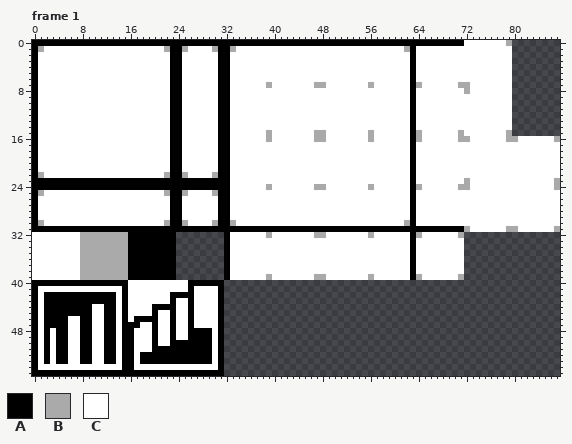
One commit to this pixel-art file: textures/wip_tiles.aseprite. The first picture shows the starting point.
88x56 pixels, 2 frames. Shown: frame 1.
Palette (. is transparent): A #000000  B #aaaaaa  C #ffffff
Pixels before, frame 1 (only the part around the change), first column x 0:
 0 AAAAAAAAAAAAAAAAAAAAAAAAAAAAAAAAAAAAAAAAAAAAAAAAAAAAAAAAAAAAAAAAAAAAAAAACCCCCCCB........
 1 ABCCCCCCCCCCCCCCCCCCCCBAABCCCCBAABCCCCCCCCCCCCCCCCCCCCCCCCCCCCBACCCCCCCCCCCCCCCC........
 2 ACCCCCCCCCCCCCCCCCCCCCCAACCCCCCAACCCCCCCCCCCCCCCCCCCCCCCCCCCCCCACCCCCCCCCCCCCCCC........
 3 ACCCCCCCCCCCCCCCCCCCCCCAACCCCCCAACCCCCCCCCCCCCCCCCCCCCCCCCCCCCCACCCCCCCCCCCCCCCC........
 4 ACCCCCCCCCCCCCCCCCCCCCCAACCCCCCAACCCCCCCCCCCCCCCCCCCCCCCCCCCCCCACCCCCCCCCCCCCCCC........
 5 ACCCCCCCCCCCCCCCCCCCCCCAACCCCCCAACCCCCCCCCCCCCCCCCCCCCCCCCCCCCCACCCCCCCCCCCCCCCC........
 6 ACCCCCCCCCCCCCCCCCCCCCCAACCCCCCAACCCCCCCCCCCCCCCCCCCCCCCCCCCCCCACCCCCCCCCCCCCCCC........
 7 ACCCCCCCCCCCCCCCCCCCCCCAACCCCCCAACCCCCCBCCCCCCCBBCCCCCCCBCCCCCCABCCCCCCBBCCCCCCC........
 8 ACCCCCCCCCCCCCCCCCCCCCCAACCCCCCAACCCCCCCCCCCCCCCCCCCCCCCCCCCCCCACCCCCCCCBCCCCCCC........
 9 ACCCCCCCCCCCCCCCCCCCCCCAACCCCCCAACCCCCCCCCCCCCCCCCCCCCCCCCCCCCCACCCCCCCCCCCCCCCC........
10 ACCCCCCCCCCCCCCCCCCCCCCAACCCCCCAACCCCCCCCCCCCCCCCCCCCCCCCCCCCCCACCCCCCCCCCCCCCCC........
11 ACCCCCCCCCCCCCCCCCCCCCCAACCCCCCAACCCCCCCCCCCCCCCCCCCCCCCCCCCCCCACCCCCCCCCCCCCCCC........
12 ACCCCCCCCCCCCCCCCCCCCCCAACCCCCCAACCCCCCCCCCCCCCCCCCCCCCCCCCCCCCACCCCCCCCCCCCCCCC........
13 ACCCCCCCCCCCCCCCCCCCCCCAACCCCCCAACCCCCCCCCCCCCCCCCCCCCCCCCCCCCCACCCCCCCCCCCCCCCC........
14 ACCCCCCCCCCCCCCCCCCCCCCAACCCCCCAACCCCCCCCCCCCCCCCCCCCCCCCCCCCCCACCCCCCCCCCCCCCCC........
15 ACCCCCCCCCCCCCCCCCCCCCCAACCCCCCAACCCCCCBCCCCCCCBBCCCCCCCBCCCCCCABCCCCCCBCCCCCCCB........
16 ACCCCCCCCCCCCCCCCCCCCCCAACCCCCCAACCCCCCBCCCCCCCBBCCCCCCCBCCCCCCABCCCCCCBBCCCCCCBBCCCCCCB
17 ACCCCCCCCCCCCCCCCCCCCCCAACCCCCCAACCCCCCCCCCCCCCCCCCCCCCCCCCCCCCACCCCCCCCCCCCCCCCCCCCCCCC
18 ACCCCCCCCCCCCCCCCCCCCCCAACCCCCCAACCCCCCCCCCCCCCCCCCCCCCCCCCCCCCACCCCCCCCCCCCCCCCCCCCCCCC
19 ACCCCCCCCCCCCCCCCCCCCCCAACCCCCCAACCCCCCCCCCCCCCCCCCCCCCCCCCCCCCACCCCCCCCCCCCCCCCCCCCCCCC
20 ACCCCCCCCCCCCCCCCCCCCCCAACCCCCCAACCCCCCCCCCCCCCCCCCCCCCCCCCCCCCACCCCCCCCCCCCCCCCCCCCCCCC
21 ACCCCCCCCCCCCCCCCCCCCCCAACCCCCCAACCCCCCCCCCCCCCCCCCCCCCCCCCCCCCACCCCCCCCCCCCCCCCCCCCCCCC
22 ABCCCCCCCCCCCCCCCCCCCCBAABCCCCBAACCCCCCCCCCCCCCCCCCCCCCCCCCCCCCACCCCCCCCCCCCCCCCCCCCCCCC
23 AAAAAAAAAAAAAAAAAAAAAAAAAAAAAAAAACCCCCCCCCCCCCCCCCCCCCCCCCCCCCCACCCCCCCCBCCCCCCCCCCCCCCB
24 AAAAAAAAAAAAAAAAAAAAAAAAAAAAAAAAACCCCCCBCCCCCCCBBCCCCCCCBCCCCCCABCCCCCCBBCCCCCCCCCCCCCCB
25 ABCCCCCCCCCCCCCCCCCCCCBAABCCCCBAACCCCCCCCCCCCCCCCCCCCCCCCCCCCCCACCCCCCCCCCCCCCCCCCCCCCCC
26 ACCCCCCCCCCCCCCCCCCCCCCAACCCCCCAACCCCCCCCCCCCCCCCCCCCCCCCCCCCCCACCCCCCCCCCCCCCCCCCCCCCCC
27 ACCCCCCCCCCCCCCCCCCCCCCAACCCCCCAACCCCCCCCCCCCCCCCCCCCCCCCCCCCCCACCCCCCCCCCCCCCCCCCCCCCCC
28 ACCCCCCCCCCCCCCCCCCCCCCAACCCCCCAACCCCCCCCCCCCCCCCCCCCCCCCCCCCCCACCCCCCCCCCCCCCCCCCCCCCCC
29 ACCCCCCCCCCCCCCCCCCCCCCAACCCCCCAACCCCCCCCCCCCCCCCCCCCCCCCCCCCCCACCCCCCCCCCCCCCCCCCCCCCCC
30 ABCCCCCCCCCCCCCCCCCCCCBAABCCCCBAABCCCCCCCCCCCCCCCCCCCCCCCCCCCCBACCCCCCCCCCCCCCCCCCCCCCCC
31 AAAAAAAAAAAAAAAAAAAAAAAAAAAAAAAAAAAAAAAAAAAAAAAAAAAAAAAAAAAAAAAAAAAAAAAABCCCCCCBBCCCCCCB
32 CCCCCCCCBBBBBBBBAAAAAAAA........ACCCCCCBCCCCCCCBBCCCCCCCBCCCCCCABCCCCCCB................
33 CCCCCCCCBBBBBBBBAAAAAAAA........ACCCCCCCCCCCCCCCCCCCCCCCCCCCCCCACCCCCCCC................
34 CCCCCCCCBBBBBBBBAAAAAAAA........ACCCCCCCCCCCCCCCCCCCCCCCCCCCCCCACCCCCCCC................
35 CCCCCCCCBBBBBBBBAAAAAAAA........ACCCCCCCCCCCCCCCCCCCCCCCCCCCCCCACCCCCCCC................
36 CCCCCCCCBBBBBBBBAAAAAAAA........ACCCCCCCCCCCCCCCCCCCCCCCCCCCCCCACCCCCCCC................
37 CCCCCCCCBBBBBBBBAAAAAAAA........ACCCCCCCCCCCCCCCCCCCCCCCCCCCCCCACCCCCCCC................
38 CCCCCCCCBBBBBBBBAAAAAAAA........ACCCCCCCCCCCCCCCCCCCCCCCCCCCCCCACCCCCCCC................
39 CCCCCCCCBBBBBBBBAAAAAAAA........ACCCCCCBCCCCCCCBBCCCCCCCBCCCCCCABCCCCCCB................
40 AAAAAAAAAAAAAAAACCCCCCCCCCAAAAAA........................................................
41 ACCCCCCCCCCCCCCACCCCCCCCCCACCCCA........................................................
42 ACAAAAAAAAAAAACACCCCCCCAAAACCCCA........................................................
43 ACAAAAAAAAAAAACACCCCCCCACCACCCCA........................................................
44 ACAAAAAAAACCAACACCCCAAAACCACCCCA........................................................
45 ACAAAAAAAACCAACACCCCACCACCACCCCA........................................................
46 ACAAAACCAACCAACACAAAACCACCACCCCA........................................................
47 ACAAAACCAACCAACAAACCACCACCACCCCA........................................................
48 ACACAACCAACCAACAACCCACCACCAAAACA........................................................
After:
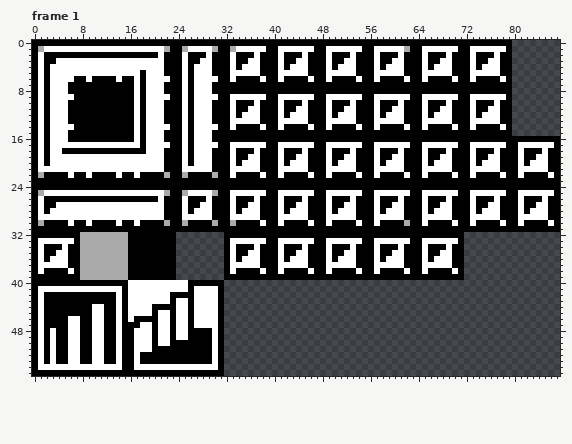
The exact change:
layer "Layer 1" added
Changed rows in their new state; - is an unchanged pixel.
Frame 1, layer "Layer 1":
first column x 0:
 0 ------------------------------------------------------------------------AAAAAAAA--------
 1 ---------------------------------------AA------AA------AA-------A------AA------A--------
 2 --AAAAAAAAAAAAAAAAAAA-A---AAA-A---AAA-AAA-AAA-AAA-AAA-AAA-AAA-A-A-AAA-AAA-AAA-AA--------
 3 --AA------------------A---AA--A---AA--AAA-AA--AAA-AA--AAA-AA--A-A-AA--AAA-AA--AA--------
 4 --A-------------------A---A---A---A---AAA-A---AAA-A---AAA-A---A-A-A---AAA-A---AA--------
 5 --A---------------A---A---A---A-------AAA-----AAA-----AAA-----A-A-----AAA-----AA--------
 6 --A----AA-AAAA-AA-A-------A-------AAAA-AA-AAAA-AA-AAAA-AA-AAAA--A-AAAA-AA-AAAA-A--------
 7 --A---AAAAAAAAAAA-A---A---A---A--AAAAAAAAAAAAAAAAAAAAAAAAAAAAAA-AAAAAAAAAAAAAAAA--------
 8 --A---AAAAAAAAAAA-A---A---A---A--AAAAAAAAAAAAAAAAAAAAAAAAAAAAAA-AAAAAAAAAAAAAAAA--------
 9 --A----AAAAAAAAAA-A-------A------------AA------AA------AA-------A------AA------A--------
10 --A---AAAAAAAAAAA-A---A---A---A---AAA-AAA-AAA-AAA-AAA-AAA-AAA-A-A-AAA-AAA-AAA-AA--------
11 --A---AAAAAAAAAAA-A---A---A---A---AA--AAA-AA--AAA-AA--AAA-AA--A-A-AA--AAA-AA--AA--------
12 --A---AAAAAAAAAAA-A---A---A---A---A---AAA-A---AAA-A---AAA-A---A-A-A---AAA-A---AA--------
13 --A---AAAAAAAAAAA-A---A---A---A-------AAA-----AAA-----AAA-----A-A-----AAA-----AA--------
14 --A----AAAAAAAAAA-A-------A-------AAAA-AA-AAAA-AA-AAAA-AA-AAAA--A-AAAA-AA-AAAA-A--------
15 --A---AAAAAAAAAAA-A---A---A---A--AAAAAAAAAAAAAAAAAAAAAAAAAAAAAA-AAAAAAAAAAAAAAAA--------
16 --A---AAAAAAAAAAA-A---A---A---A--AAAAAAAAAAAAAAAAAAAAAAAAAAAAAA-AAAAAAAAAAAAAAAAAAAAAAAA
17 --A---------------A-------A------------AA------AA------AA-------A------AA------AA------A
18 --A--AAAAAAAAAAAAAA---A---A---A---AAA-AAA-AAA-AAA-AAA-AAA-AAA-A-A-AAA-AAA-AAA-AAA-AAA-AA
19 --A-------------------A---A---A---AA--AAA-AA--AAA-AA--AAA-AA--A-A-AA--AAA-AA--AAA-AA--AA
20 --A-------------------A---A---A---A---AAA-A---AAA-A---AAA-A---A-A-A---AAA-A---AAA-A---AA
21 ----------------------A-------A-------AAA-----AAA-----AAA-----A-A-----AAA-----AAA-----AA
22 --AAAA-AA-AAAA-AA-AAAA----AAAA----AAAA-AA-AAAA-AA-AAAA-AA-AAAA--A-AAAA-AA-AAAA-AA-AAAA-A
23 ---------------------------------AAAAAAAAAAAAAAAAAAAAAAAAAAAAAA-AAAAAAAAAAAAAAAAAAAAAAAA
24 ---------------------------------AAAAAAAAAAAAAAAAAAAAAAAAAAAAAA-AAAAAAAAAAAAAAAAAAAAAAAA
25 ---------------------------------------AA------AA------AA-------A------AA------AA------A
26 --AAAAAAAAAAAAAAAAAAA-A---AAA-A---AAA-AAA-AAA-AAA-AAA-AAA-AAA-A-A-AAA-AAA-AAA-AAA-AAA-AA
27 --AA------------------A---AA--A---AA--AAA-AA--AAA-AA--AAA-AA--A-A-AA--AAA-AA--AAA-AA--AA
28 --A-------------------A---A---A---A---AAA-A---AAA-A---AAA-A---A-A-A---AAA-A---AAA-A---AA
29 ----------------------A-------A-------AAA-----AAA-----AAA-----A-A-----AAA-----AAA-----AA
30 --AAAA-AA-AAAA-AA-AAAA----AAAA----AAAA-AA-AAAA-AA-AAAA-AA-AAAA--A-AAAA-AA-AAAA-AA-AAAA-A
31 ------------------------------------------------------------------------AAAAAAAAAAAAAAAA
32 AAAAAAAA-------------------------AAAAAAAAAAAAAAAAAAAAAAAAAAAAAA-AAAAAAAA----------------
33 A------A-------------------------------AA------AA------AA-------A------A----------------
34 A-AAA-AA--------------------------AAA-AAA-AAA-AAA-AAA-AAA-AAA-A-A-AAA-AA----------------
35 A-AA--AA--------------------------AA--AAA-AA--AAA-AA--AAA-AA--A-A-AA--AA----------------
36 A-A---AA--------------------------A---AAA-A---AAA-A---AAA-A---A-A-A---AA----------------
37 A-----AA------------------------------AAA-----AAA-----AAA-----A-A-----AA----------------
38 A-AAAA-A--------------------------AAAA-AA-AAAA-AA-AAAA-AA-AAAA--A-AAAA-A----------------
39 AAAAAAAA-------------------------AAAAAAAAAAAAAAAAAAAAAAAAAAAAAA-AAAAAAAA----------------
Boxes around the changes in both pictures, in picture pixels (x1, y1, x2, y2):
changed: (32, 40, 560, 280)
